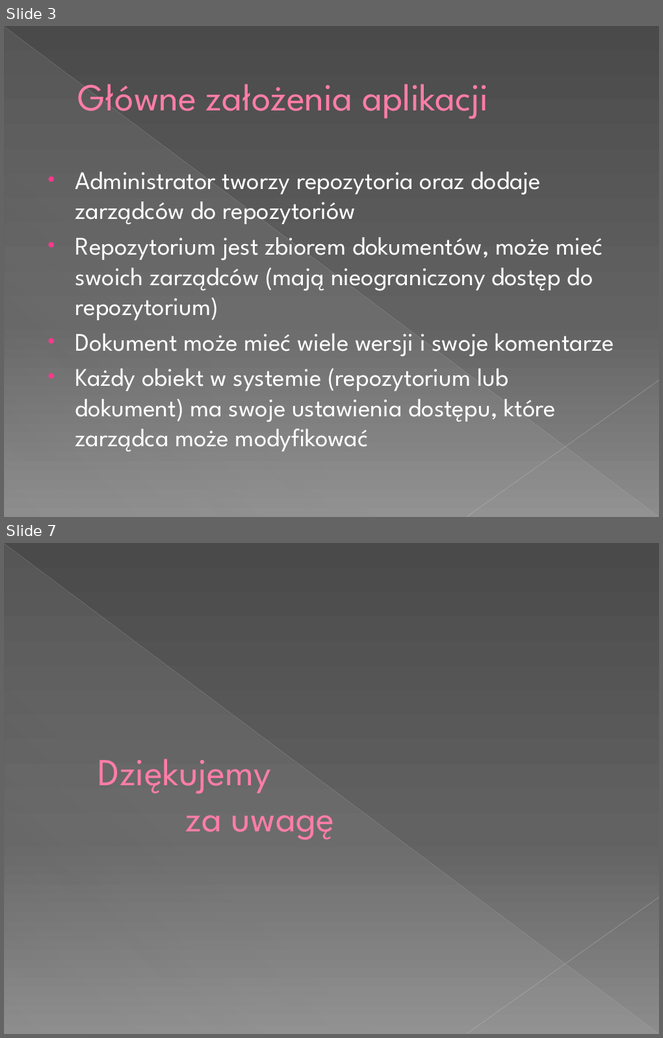
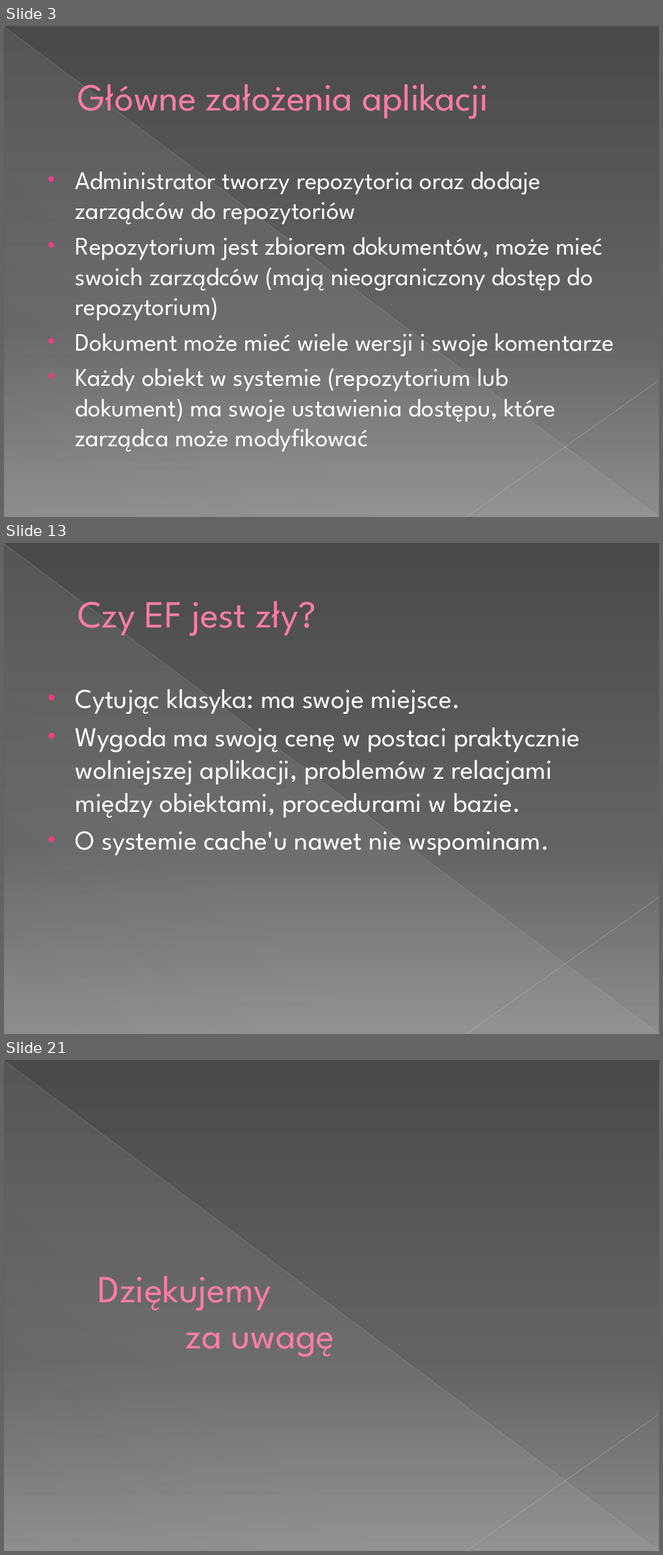
Before and after one commit to tMaxx/docspin, a slide deck: prez/112 Aplikacja do zarządzania obiegiem dokumentów.pptx. Shown one above the other, each under a label of ours: slides 3 and 7 before the commit, slides 3, 13 and 21 after it; the slides between them are not shown. The pictures are 663x1038 and 663x1555 pixels, drawn with LibreOffice and Linux fonts; fonts in the diff are those of the drawing. Boxes give left, top, right and bottom in pixels: in the first picture for what was removed or moved away, otherwise in the second. Text is boxed around its words. In the diff, an @@ line names an element or a change of style, - is before the commit and + after.

```diff
--- a/prez/112 Aplikacja do zarządzania obiegiem dokumentów.pptx
+++ b/prez/112 Aplikacja do zarządzania obiegiem dokumentów.pptx
@@ slide 13 added at (x1=4, y1=543, x2=659, y2=1034), background gradient #4A4A4A to #626262 to #8C8C8C; not listed: 3 template elements that a slide beside it also shows @@
@@ title added at (x1=78, y1=601, x2=316, y2=636), 42 pt, text #FF7DA7 @@
+Czy EF jest zły?
@@ text added at (x1=76, y1=689, x2=580, y2=856), 30 pt, text #FFFFFF @@
+• Cytując klasyka: ma swoje miejsce.
+• Wygoda ma swoją cenę w postaci praktycznie wolniejszej aplikacji, problemów z relacjami między obiektami, procedurami w bazie.
+• O systemie cache'u nawet nie wspominam.
@@ what was slide 7 is now slide 21 @@
```
Also in this commit, not shown: 1 slide changed, 15 other slides added, 2 slides removed.
